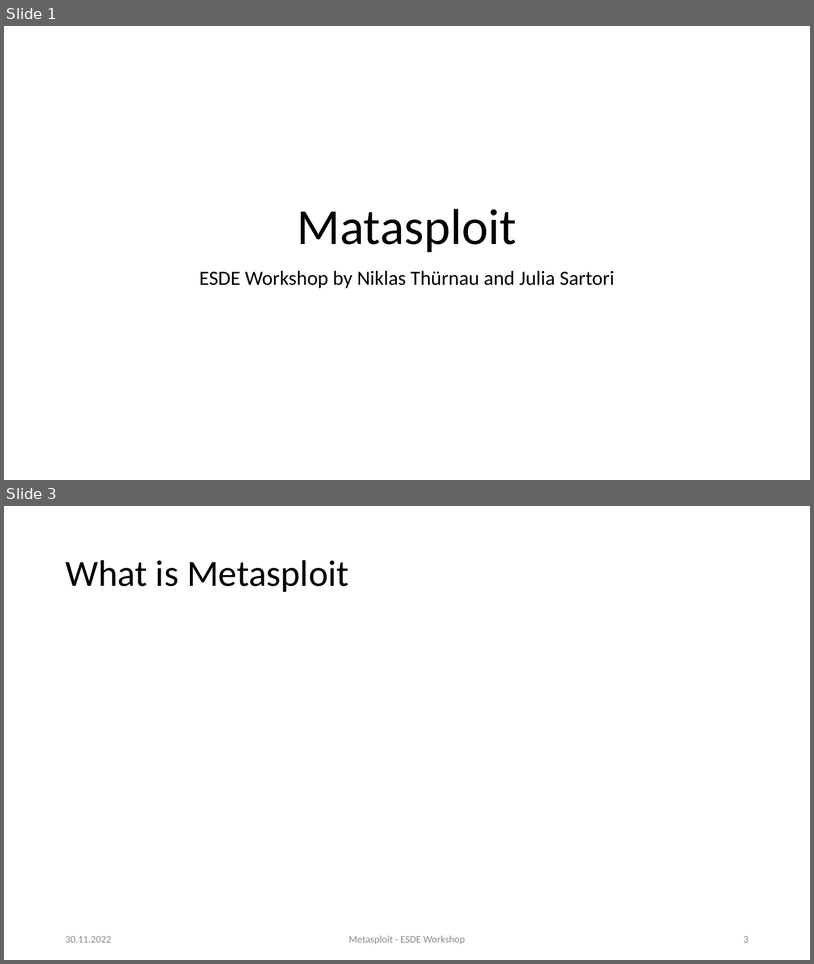
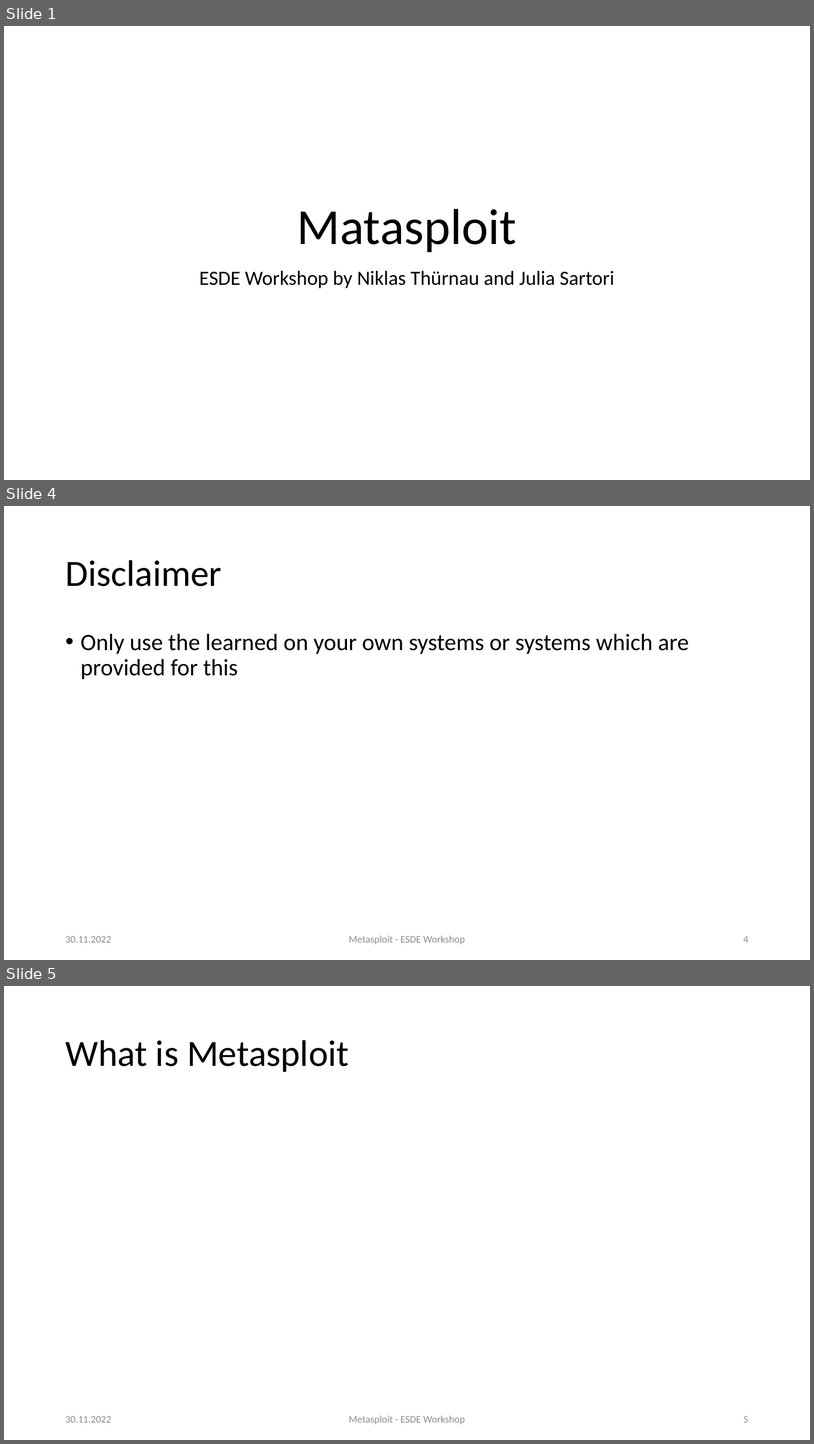
Before and after one commit to sebivenlo/ESDE_Metasploit_2022, a slide deck: presentation.pptx. Shown one above the other, each under a label of ours: slides 1 and 3 before the commit, slides 1, 4 and 5 after it; the slides between them are not shown. The pictures are 814x964 and 814x1444 pixels, drawn with LibreOffice and Linux fonts; fonts in the diff are those of the drawing. Boxes give left, top, right and bottom in pixels: in the first picture for what was removed or moved away, otherwise in the second. Text is boxed around its words. In the diff, an @@ line names an element or a change of style, - is before the commit and + after.

```diff
--- a/presentation.pptx
+++ b/presentation.pptx
@@ slide 4 added at <box>4,506,810,960</box>, background #FFFFFF @@
@@ title added at <box>65,560,222,586</box>, 44 pt, text #000000 @@
+Disclaimer
@@ text added at <box>81,633,689,679</box>, 28 pt, text #000000 @@
+• Only use the learned on your own systems or systems which are provided for this
@@ text added at <box>65,936,111,942</box>, 12 pt, text #8C8C8C @@
+30.11.2022
@@ text added at <box>349,935,465,944</box>, 12 pt, text #8C8C8C @@
+Metasploit - ESDE Workshop
@@ page number added at <box>744,936,749,942</box>, 12 pt, text #8C8C8C @@
+4
@@ what was slide 3 is now slide 5 @@
@@ page number at <box>744,1416,749,1422</box>: text changed @@
-3
+5
```
Also in this commit, not shown: 1 slide changed, 1 other slide added.
